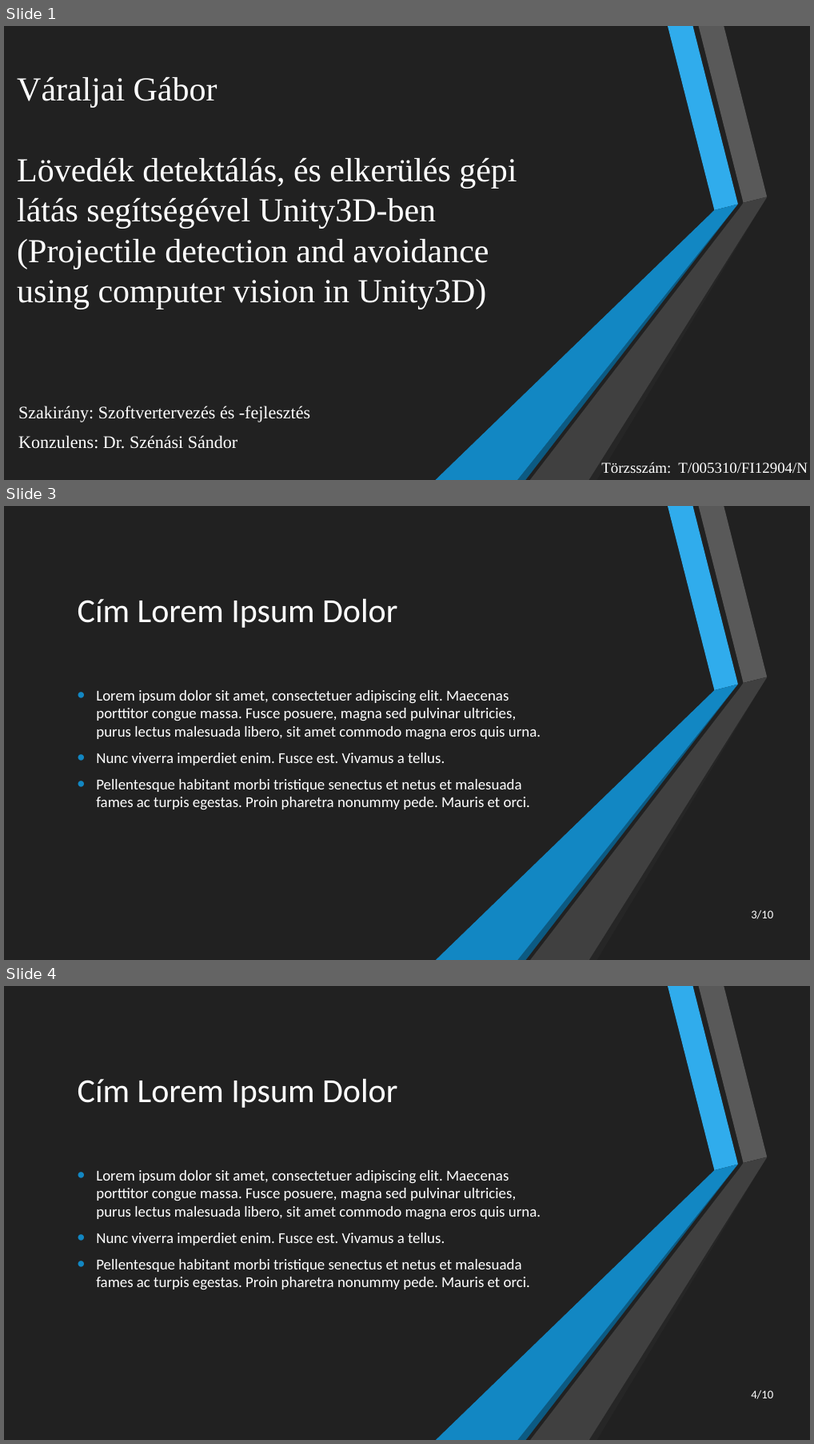
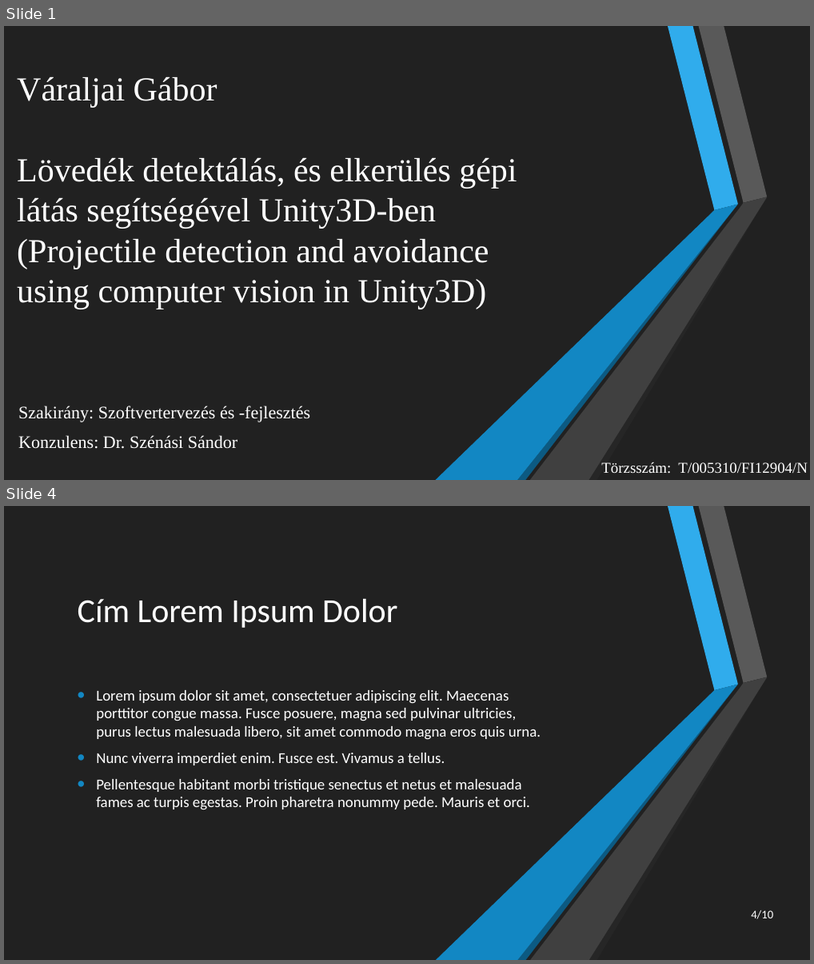
Before and after one commit to vgabor96/Thesis_HJC885, a slide deck: Unity/Thesis_HJC885.pptx. Shown one above the other, each under a label of ours: slides 1, 3 and 4 before the commit, slides 1 and 4 after it; the slides between them are not shown. The pictures are 814x1444 and 814x964 pixels, drawn with LibreOffice and Linux fonts; fonts in the diff are those of the drawing. Boxes give left, top, right and bottom in pixels: in the first picture for what was removed or moved away, otherwise in the second. Text is boxed around its words. In the diff, an @@ line names an element or a change of style, - is before the commit and + after.

```diff
--- a/Unity/Thesis_HJC885.pptx
+++ b/Unity/Thesis_HJC885.pptx
@@ slide 3 removed at box(4, 506, 810, 960), background #212121; not listed: 6 template elements that a slide beside it also shows @@
@@ rectangle removed at box(4, 506, 810, 960) @@
@@ title removed at box(78, 599, 398, 628) @@
-Cím Lorem Ipsum Dolor
@@ text removed at box(96, 690, 541, 810) @@
-• Lorem ipsum dolor sit amet, consectetuer adipiscing elit. Maecenas porttitor congue massa. Fusce posuere, magna sed pulvinar ultricies, purus lectus malesuada libero, sit amet commodo magna eros quis urna.
-• Nunc viverra imperdiet enim. Fusce est. Vivamus a tellus.
-• Pellentesque habitant morbi tristique senectus et netus et malesuada fames ac turpis egestas. Proin pharetra nonummy pede. Mauris et orci.
@@ group removed at box(436, 506, 768, 960): 6 freeform shapes @@
@@ page number removed at box(751, 910, 774, 919) @@
-3/10
```
Also in this commit, not shown: 1 slide changed, 1 slide added, 9 other files.
